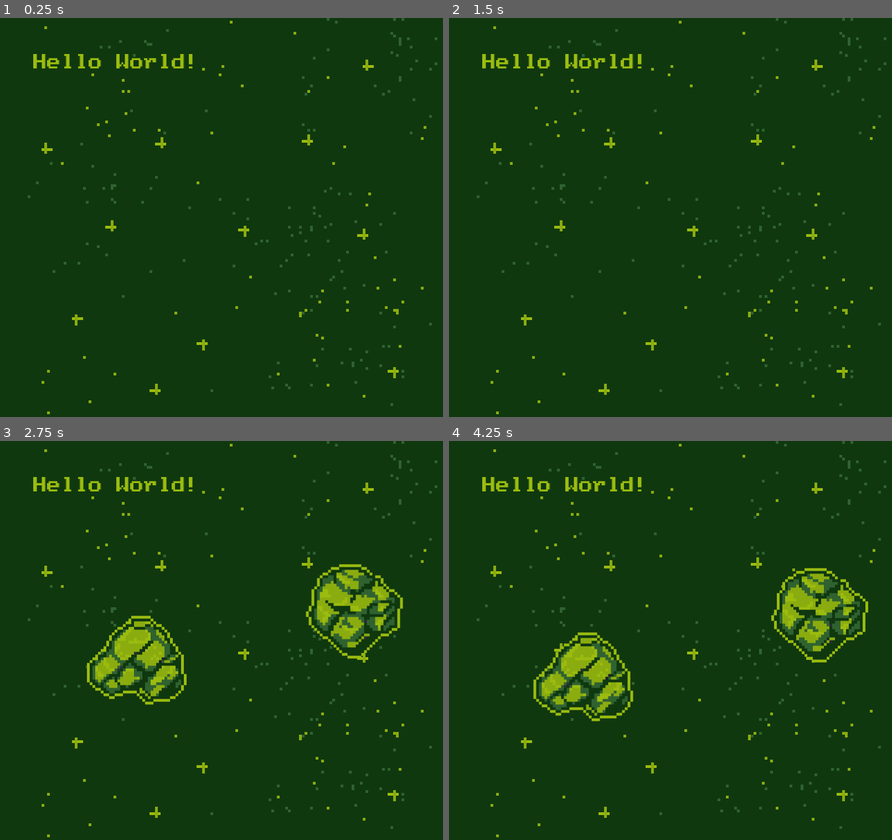
Above: before the commit, frames 1-4 (two rows, left to right).
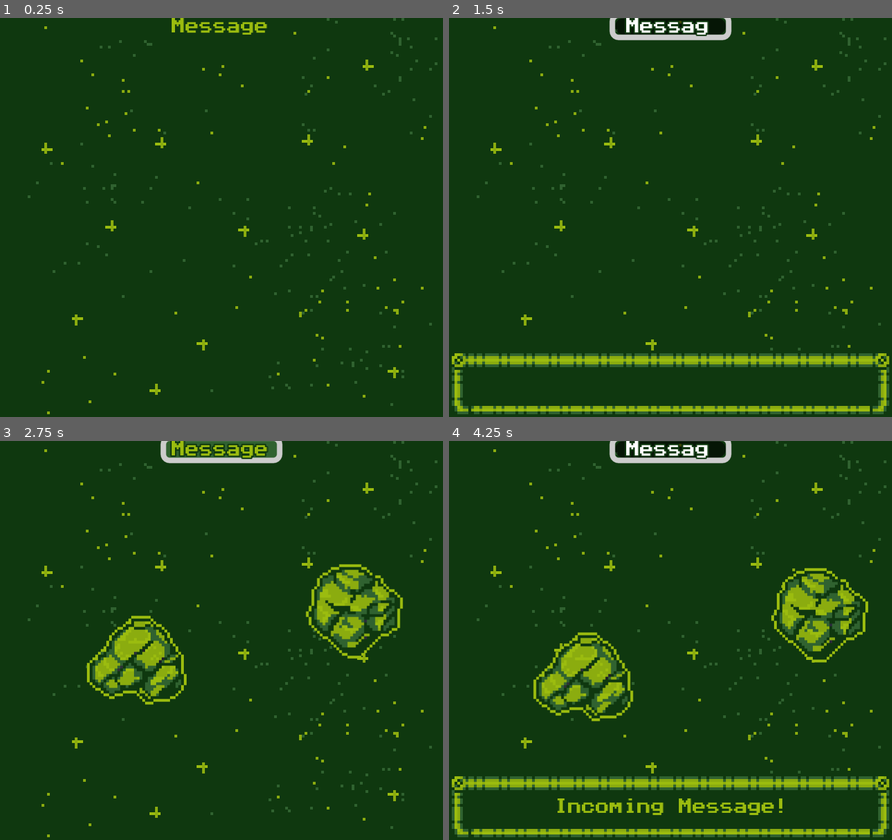
Above: after the commit, the same moments.

Repository: ceafin/20GC_Challenge04_Asteroids
Game: Godot game, scene res://scenes/main_game.tscn
Same seed, same stepped clock (60 frames per second), same inputs: the game is played once before the commit and once after it.
Inputs (mouse positions are in pixels of both pictures, inside the frame that each line leads up to):
- Up to frame 1 (0.25 s): no input
- Up to frame 2 (1.5 s): click (670, 25) at 0.5 s, where only the run after the commit has a clickable "Message"; tap Enter at 1.25 s; hold Right (turn_right) from 1.28 s (still down); tap Space (shoot) at 1.35 s
- Up to frame 3 (2.75 s): tap Space (shoot) at 2 s; release Right (turn_right) at 2.03 s; hold Down (backwards) from 2.03 s (still down); tap Shift (teleport) at 2.1 s
- Up to frame 4 (4.25 s): release Down (backwards) at 2.78 s; hold Right (turn_right) 2.78-3.53 s; tap Space (shoot) at 2.85 s; hold Up (forward) from 3.53 s (still down); tap Shift (teleport) at 3.6 s

The runs differ from the first frame. In frame 1, 1.0% of the frame differs, in the area x 7-61%, y 0-13%; in frame 2, 7.2%; in frame 3, 1.8%; in frame 4, 8.0%, in the area x 0-100%, y 0-100%.

Commit message:
added a spawn wobba

Diff:
--- /dev/null
+++ b/scenes/spawn_wobba.tscn
@@ -0,0 +1,61 @@
+[gd_scene load_steps=8 format=3 uid="uid://jivbhgpvi4fa"]
+
+[ext_resource type="Texture2D" uid="uid://badgsonuwklyo" path="res://assets/spawn_wobba.png" id="1_gud8r"]
+[ext_resource type="Script" uid="uid://bqdn1qym58kbd" path="res://scripts/spawn_wobba.gd" id="2_3j1rv"]
+
+[sub_resource type="AtlasTexture" id="AtlasTexture_3j1rv"]
+atlas = ExtResource("1_gud8r")
+region = Rect2(0, 0, 37, 37)
+
+[sub_resource type="AtlasTexture" id="AtlasTexture_mfu0n"]
+atlas = ExtResource("1_gud8r")
+region = Rect2(37, 0, 37, 37)
+
+[sub_resource type="AtlasTexture" id="AtlasTexture_le1j2"]
+atlas = ExtResource("1_gud8r")
+region = Rect2(74, 0, 37, 37)
+
+[sub_resource type="AtlasTexture" id="AtlasTexture_e36ld"]
+atlas = ExtResource("1_gud8r")
+region = Rect2(111, 0, 37, 37)
+
+[sub_resource type="SpriteFrames" id="SpriteFrames_5g6pd"]
+animations = [{
+"frames": [{
+"duration": 1.0,
+"texture": SubResource("AtlasTexture_3j1rv")
+}, {
+"duration": 1.0,
+"texture": SubResource("AtlasTexture_mfu0n")
+}, {
+"duration": 1.0,
+"texture": SubResource("AtlasTexture_le1j2")
+}, {
+"duration": 1.0,
+"texture": SubResource("AtlasTexture_e36ld")
+}, {
+"duration": 1.0,
+"texture": SubResource("AtlasTexture_3j1rv")
+}, {
+"duration": 1.0,
+"texture": SubResource("AtlasTexture_mfu0n")
+}, {
+"duration": 1.0,
+"texture": SubResource("AtlasTexture_le1j2")
+}, {
+"duration": 1.0,
+"texture": SubResource("AtlasTexture_e36ld")
+}],
+"loop": false,
+"name": &"default",
+"speed": 20.0
+}]
+
+[node name="SpawnWobba" type="AnimatedSprite2D"]
+sprite_frames = SubResource("SpriteFrames_5g6pd")
+autoplay = "default"
+frame = 7
+frame_progress = 1.0
+script = ExtResource("2_3j1rv")
+
+[connection signal="animation_finished" from="." to="." method="_on_animation_finished"]
--- a/scenes/ui.tscn
+++ b/scenes/ui.tscn
@@ -1,8 +1,9 @@
-[gd_scene load_steps=4 format=3 uid="uid://pf3foqr0cuwp"]
+[gd_scene load_steps=5 format=3 uid="uid://pf3foqr0cuwp"]
 
 [ext_resource type="Script" uid="uid://cdf1lgdwf44qw" path="res://scripts/ui.gd" id="1_nt7q6"]
 [ext_resource type="Theme" uid="uid://464adssc8ko4" path="res://resources/base_ui_theme.tres" id="1_x4jx1"]
 [ext_resource type="Texture2D" uid="uid://cjbpkgy2ls11p" path="res://assets/bullet.png" id="3_yev5y"]
+[ext_resource type="Texture2D" uid="uid://c0k8kx1ml8ro0" path="res://assets/ui_message.png" id="4_gdt2y"]
 
 [node name="UI" type="Control"]
 layout_mode = 3
@@ -16,15 +17,53 @@
 theme = ExtResource("1_x4jx1")
 script = ExtResource("1_nt7q6")
 
-[node name="Label" type="Label" parent="."]
-layout_mode = 0
-offset_left = 12.0
-offset_top = 13.0
-offset_right = 72.0
-offset_bottom = 29.0
-text = "Hello World!"
-
 [node name="Sprite2D" type="Sprite2D" parent="."]
 position = Vector2(-27, 20)
 scale = Vector2(10, 10)
 texture = ExtResource("3_yev5y")
+
+[node name="TransmissionPanel" type="TextureRect" parent="."]
+layout_mode = 1
+anchors_preset = 12
+anchor_top = 1.0
+anchor_right = 1.0
+anchor_bottom = 1.0
+offset_top = -24.0
+grow_horizontal = 2
+grow_vertical = 0
+texture = ExtResource("4_gdt2y")
+
+[node name="TransmissionText" type="Label" parent="TransmissionPanel"]
+layout_mode = 1
+anchors_preset = 8
+anchor_left = 0.5
+anchor_top = 0.5
+anchor_right = 0.5
+anchor_bottom = 0.5
+offset_left = -42.5
+offset_top = -3.5
+offset_right = 42.5
+offset_bottom = 3.5
+grow_horizontal = 2
+grow_vertical = 2
+text = "Incoming Message!"
+horizontal_alignment = 1
+vertical_alignment = 1
+
+[node name="Button" type="Button" parent="."]
+layout_mode = 1
+anchors_preset = 5
+anchor_left = 0.5
+anchor_right = 0.5
+offset_left = -20.0
+offset_right = 20.0
+offset_bottom = 5.0
+grow_horizontal = 2
+toggle_mode = true
+text = "Message"
+
+[node name="TransmissionBlinker" type="Timer" parent="."]
+wait_time = 0.1
+
+[connection signal="toggled" from="Button" to="." method="_on_button_toggled"]
+[connection signal="timeout" from="TransmissionBlinker" to="." method="_on_transmission_blinker_timeout"]
--- a/scripts/main_game.gd
+++ b/scripts/main_game.gd
@@ -27,6 +27,7 @@
 ]
 const SPACESHIP : PackedScene = preload("res://scenes/spaceship.tscn")
 const BULLET : PackedScene = preload("res://scenes/bullet.tscn")
+const SPAWN_WOBBA : PackedScene = preload("res://scenes/spawn_wobba.tscn")
 
 var starfield : Starfield
 var current_level : int = 1
@@ -78,7 +79,10 @@
 
 	# Conjure up a new spaceship
 	var new_spaceship : Spaceship = SPACESHIP.instantiate()
+	var spawn_wobba : SpawnWobba = SPAWN_WOBBA.instantiate()
+
 	spaceship = new_spaceship
+
 	new_spaceship.owner = starfield
 	new_spaceship.add_to_group("Spaceship")
 
@@ -138,6 +142,7 @@
 	# Okay, all clear to spawn
 	starfield.add_child(new_spaceship)
 	starfield.register_wrappable(new_spaceship)
+	starfield.add_child(spawn_wobba)
 
 	# Hook it up
 	new_spaceship.fired_bullet.connect( Callable( self, "_on_spaceship_fired" ) )
@@ -145,6 +150,7 @@
 
 	# Place in location
 	new_spaceship.position = spawn_position
+	spawn_wobba.position = spawn_position
 
 func _spawn_new_bullet() -> void:
 	var new_bullet : Bullet
--- a/scripts/spaceship.gd
+++ b/scripts/spaceship.gd
@@ -1,5 +1,7 @@
 extends CharacterBody2D
 class_name Spaceship
+
+const SPAWN_WOBBA : PackedScene = preload("res://scenes/spawn_wobba.tscn")
 
 @export var rotation_speed : float = 5.0 # in radians
 @export var acceleration : float = 500.0
@@ -96,6 +98,7 @@
 
 	if found_safe:
 		position = new_position
+		spawn_a_wobba()
 		visible = true
 		ship_collision_shape_2d.disabled = false
 		set_physics_process( true )
@@ -108,3 +111,8 @@
 	set_physics_process( false )
 	ship_collision_shape_2d.disabled = true
 	teleport_timer.start()
+
+func spawn_a_wobba() -> void:
+	var new_wobba : SpawnWobba = SPAWN_WOBBA.instantiate()
+	self.get_parent().add_child( new_wobba )
+	new_wobba.position = self.position
--- /dev/null
+++ b/scripts/spawn_wobba.gd
@@ -0,0 +1,8 @@
+extends AnimatedSprite2D
+class_name SpawnWobba
+
+
+func _on_animation_finished() -> void:
+	if self.is_inside_tree():
+		await get_tree().process_frame
+		self.queue_free()
--- a/scripts/ui.gd
+++ b/scripts/ui.gd
@@ -1,6 +1,28 @@
 extends Control
 class_name GameUI
 
+var is_transmission_active : bool = false
+
+@onready var transmission_panel: TextureRect = $TransmissionPanel
+@onready var transmission_text: Label = $TransmissionPanel/TransmissionText
+@onready var button: Button = $Button
+@onready var transmission_blinker: Timer = $TransmissionBlinker
 
 func _ready() -> void:
-	pass
+	transmission_panel.visible = false
+
+
+func _on_transmission_blinker_timeout() -> void:
+	print("Blink")
+	transmission_text.visible = not transmission_text.visible
+
+func _on_button_toggled( toggled_on: bool ) -> void:
+	is_transmission_active = toggled_on
+	if is_transmission_active:
+		transmission_panel.visible = true
+		transmission_blinker.start()
+		print("Start")
+	else:
+		transmission_panel.visible = false
+		transmission_blinker.stop()
+		print("Stop")
Binary file added: assets/spawn_wobba.aseprite
Binary file added: assets/spawn_wobba.png
Not shown, added: assets/spawn_wobba.png.import
Binary file added: assets/ui_message.aseprite
Binary file added: assets/ui_message.png
Not shown, added: assets/ui_message.png.import
Not shown, added: export/index.apple-touch-icon.png.import
Not shown, added: export/index.icon.png.import
Not shown, added: export/index.png.import
Not shown, added: export_presets.cfg
Not shown, added: scripts/spawn_wobba.gd.uid
Not shown, added: export/asteroids.zip
(and 9 more such lines)
